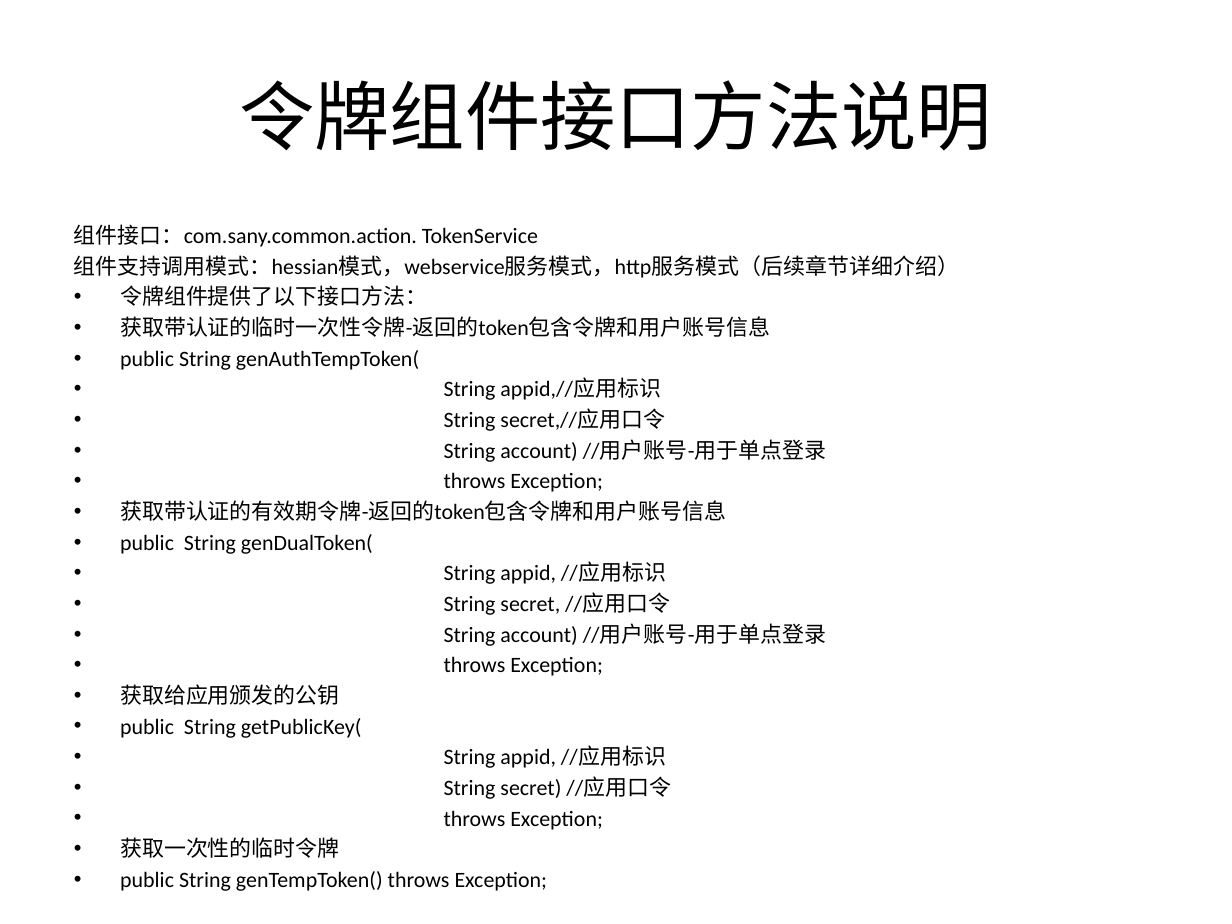
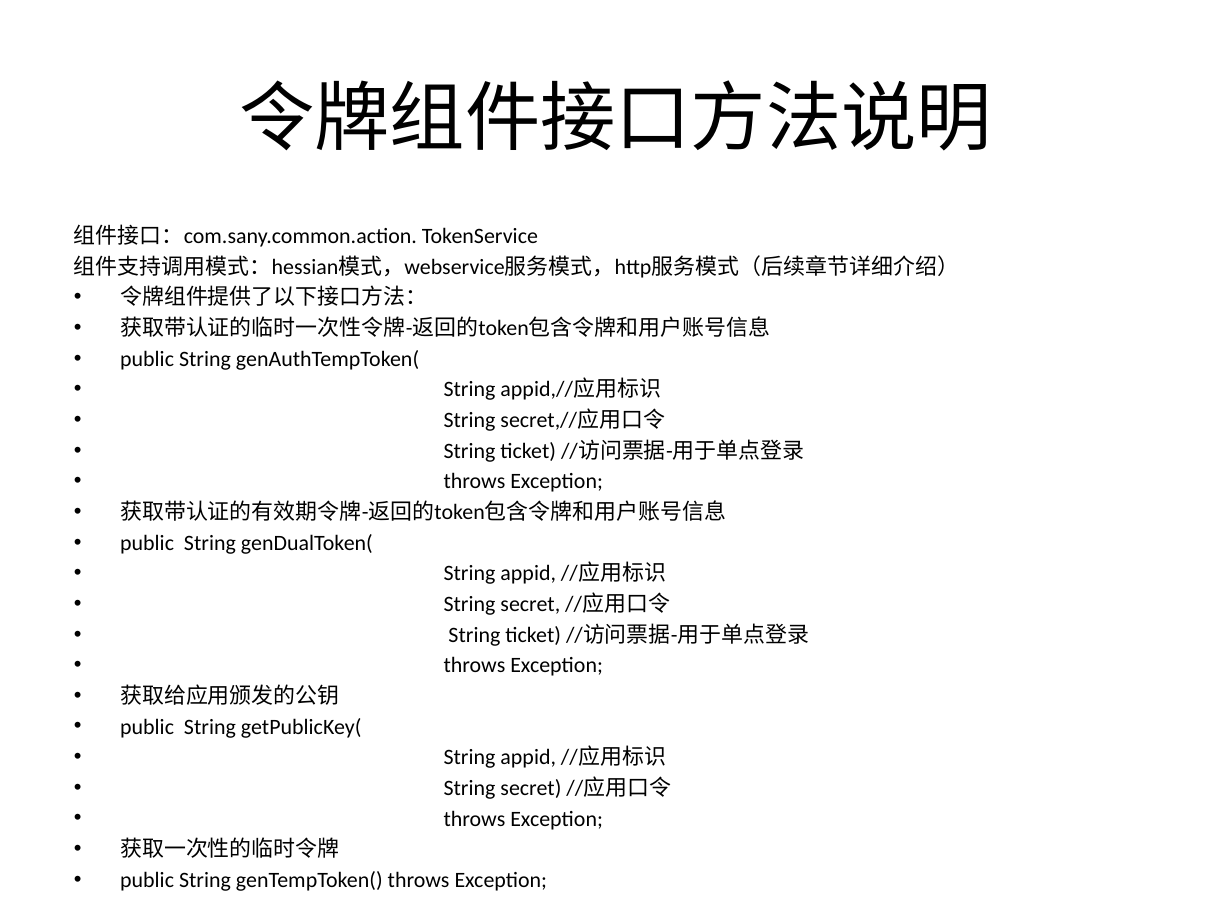
Before and after one commit to bbossgroups/bboss, a slide deck: slide 7 of 文档/令牌管理.pptx. Drawn at 1232x924 pixels with LibreOffice and Linux fonts; fonts in the diff are those of the drawing. Boxes give left, top, right and bottom in pixels: in the first picture for what was removed or moved away, otherwise in the second. Text is boxed around its words. In the diff, an @@ line names an element or a change of style, - is before the commit and + after.

```diff
--- a/文档/令牌管理.pptx
+++ b/文档/令牌管理.pptx
@@ text at box(444, 439, 804, 462): text changed @@
-• String account) //用户账号-用于单点登录
+• String ticket) //访问票据-用于单点登录
@@ text at box(448, 623, 809, 646): text changed @@
-• String account) //用户账号-用于单点登录
+• String ticket) //访问票据-用于单点登录
```
Also in this commit, not shown: 13 other slides changed, 5 slides added, 2 slides removed, 45 other files.
